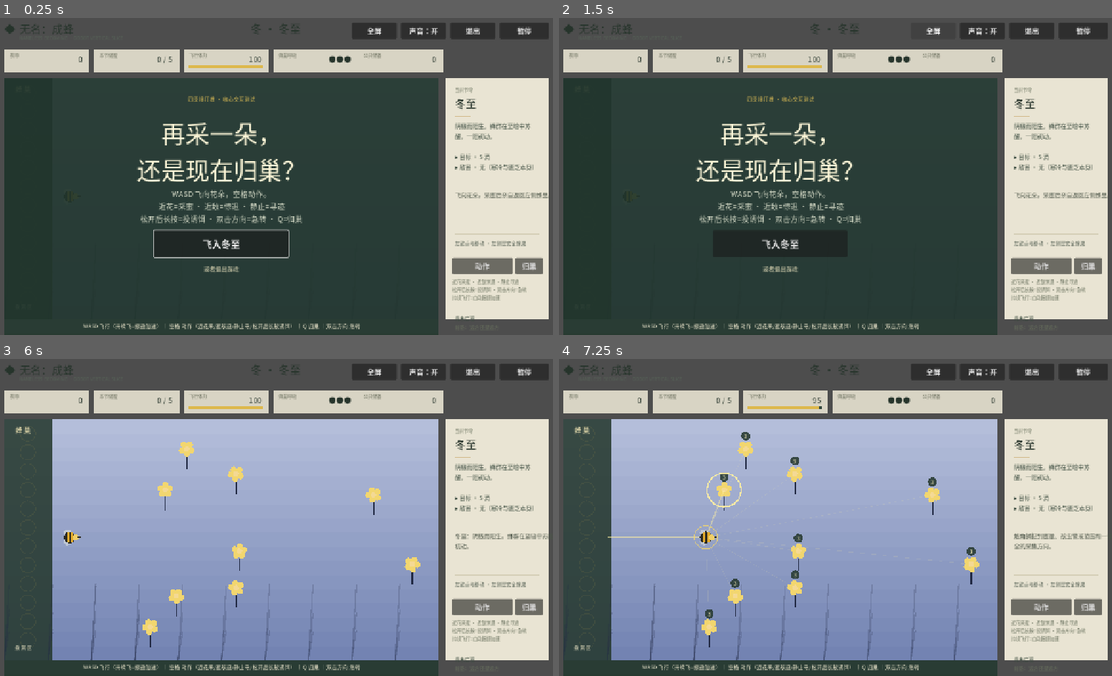
Above: before the commit, frames 1-4 (two rows, left to right).
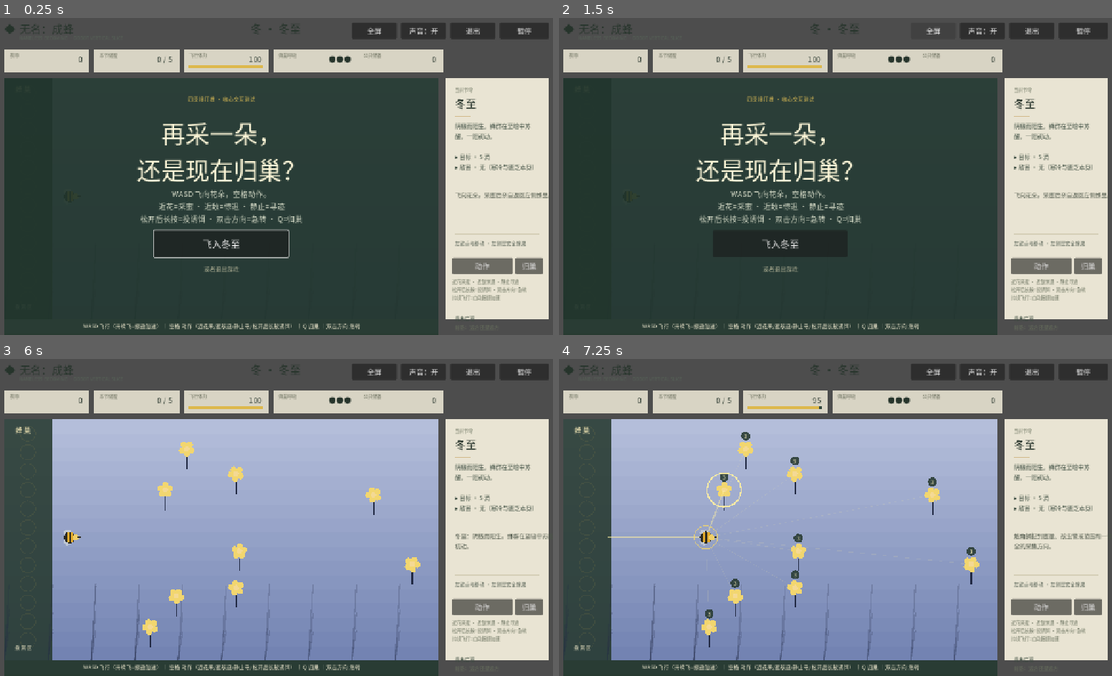
Above: after the commit, the same moments.

Repository: alanthssss/nameless-becoming
Game: Godot game, scene res://main.tscn
Two runs of this game, one before a commit and one after it. Both use one fixed random seed, a clock stepped at 60 frames per second and the inputs below.
Inputs (mouse positions are in pixels of both pictures, inside the frame that each line leads up to):
- Up to frame 1 (0.25 s): no input
- Up to frame 2 (1.5 s): click "全屏" at 0.5 s; click "窗口化" at 1.25 s
- Up to frame 3 (6 s): click "声音：开" at 2 s; click "声音：关" at 2.75 s; click "暂停" at 3.5 s; click "动作" at 4.25 s; click "归巢" at 5 s; click "飞入冬至" at 5.75 s
- Up to frame 4 (7.25 s): tap Enter (ui_accept) at 6.5, 6.77, 7.07 s; move the mouse to (962, 498) at 6.52 s; hold D (move_right) from 6.53 s (still down); hold Space (action) from 6.53 s (still down); click (962, 498) at 6.67 s

The runs differ from the first frame. In frame 1, 0.3% of the frame differs, in the area x 36-97%, y 2-81%; in frame 2, 0.3%; in frame 3, 0.2%; in frame 4, 0.2%.

Commit message:
fix(web): enforce font coverage across all controls

Diff:
--- a/godot/scripts/main.gd
+++ b/godot/scripts/main.gd
@@ -476,7 +476,8 @@
 	make_label(overlay, "四季搜打撤 · 核心交互测试", Vector2(300, 38), Vector2(370, 25), 12, Color("dfbd54")).horizontal_alignment = HORIZONTAL_ALIGNMENT_CENTER
 
 	if zh_font != null:
-		for node in ui.find_children("*", "Button", true):
+		# 运行时创建的控件没有 scene owner；owned=true 会漏掉全部按钮。
+		for node in ui.find_children("*", "Button", true, false):
 			if node is Button:
 				node.add_theme_font_override("font", zh_font)
 
--- a/godot/tests/smoke_test.gd
+++ b/godot/tests/smoke_test.gd
@@ -3,20 +3,25 @@
 const EXPECTED_MECHANICS := ["pollination", "conscription", "reserve", "huddle"]
 const GATHERING_KEYS := ["goal", "flowers", "mosquitoes", "ants", "crickets", "thrushes", "bears", "energy_drain", "nectar_scale", "mechanics"]
 const SPECIES_KEYS := ["mosquitoes", "ants", "crickets", "thrushes", "bears"]
-const GLYPH_SOURCE_FILES := [
-	"res://data/balance.json",
-	"res://data/bosses.json",
-	"res://data/flowers.json",
-	"res://data/seasons.json",
-	"res://data/upgrades.json",
-	"res://project.godot",
-	"res://scripts/main.gd",
-	"res://scripts/mechanics/conscription_mechanic.gd",
-	"res://scripts/mechanics/huddle_mechanic.gd",
-	"res://scripts/mechanics/pollination_mechanic.gd",
-	"res://scripts/mechanics/reserve_mechanic.gd",
-	"res://scripts/mechanics/season_mechanics.gd",
-]
+const GLYPH_SOURCE_EXTENSIONS := ["gd", "godot", "json", "tres", "tscn"]
+const GLYPH_IGNORED_DIRECTORIES := [".godot", "fonts", "tests"]
+
+func collect_glyph_source_files(directory_path: String, output: Array[String]) -> void:
+	var directory := DirAccess.open(directory_path)
+	if directory == null:
+		return
+	directory.list_dir_begin()
+	var entry := directory.get_next()
+	while not entry.is_empty():
+		var entry_path := directory_path.path_join(entry)
+		if directory.current_is_dir():
+			if entry not in GLYPH_IGNORED_DIRECTORIES:
+				collect_glyph_source_files(entry_path, output)
+		elif entry.get_extension().to_lower() in GLYPH_SOURCE_EXTENSIONS:
+			output.append(entry_path)
+		entry = directory.get_next()
+	directory.list_dir_end()
+	output.sort()
 
 func is_cjk_codepoint(codepoint: int) -> bool:
 	return (
@@ -29,10 +34,14 @@
 func check_cjk_glyph_coverage(failures: Array[String]) -> void:
 	var font := load("res://fonts/NotoSansCJKsc-ProjectSubset.otf") as Font
 	if font == null:
-		failures.append("无法加载完整中文字体")
+		failures.append("无法加载项目中文字体")
 		return
 	var missing: Dictionary = {}
-	for source_path in GLYPH_SOURCE_FILES:
+	var source_files: Array[String] = []
+	collect_glyph_source_files("res://", source_files)
+	if source_files.is_empty():
+		failures.append("未找到任何运行时字形来源")
+	for source_path in source_files:
 		var source := FileAccess.open(source_path, FileAccess.READ)
 		if source == null:
 			failures.append("无法读取字形检查源：%s" % source_path)
@@ -47,9 +56,25 @@
 			missing_characters += String.chr(int(codepoint))
 		failures.append("中文字体缺少项目字形：%s" % missing_characters)
 
+func check_runtime_control_fonts(failures: Array[String]) -> void:
+	var main_scene := load("res://main.tscn") as PackedScene
+	if main_scene == null:
+		failures.append("无法加载主场景进行控件字体检查")
+		return
+	var game := main_scene.instantiate()
+	root.add_child(game)
+	var expected_font := load("res://fonts/NotoSansCJKsc-ProjectSubset.otf") as Font
+	for node in game.find_children("*", "Control", true, false):
+		if node is Label or node is Button:
+			var control := node as Control
+			if control.get_theme_font("font") != expected_font:
+				failures.append("文本控件未使用项目字体：%s (%s)" % [control.get_path(), control.get_class()])
+	game.queue_free()
+
 func _init() -> void:
 	var failures: Array[String] = []
 	check_cjk_glyph_coverage(failures)
+	check_runtime_control_fonts(failures)
 	var file := FileAccess.open("res://data/seasons.json", FileAccess.READ)
 	if file == null:
 		failures.append("无法读取 seasons.json")
Binary file changed: godot/fonts/NotoSansCJKsc-ProjectSubset.otf
Not shown, changed: docs/BUILD_MANIFEST.md
Not shown, changed: docs/PROJECT_LOG.md
Not shown, changed: docs/RELEASE_CHECKLIST.md
Not shown, changed: godot/README.md
Not shown, added: scripts/build_cjk_font_subset.py
